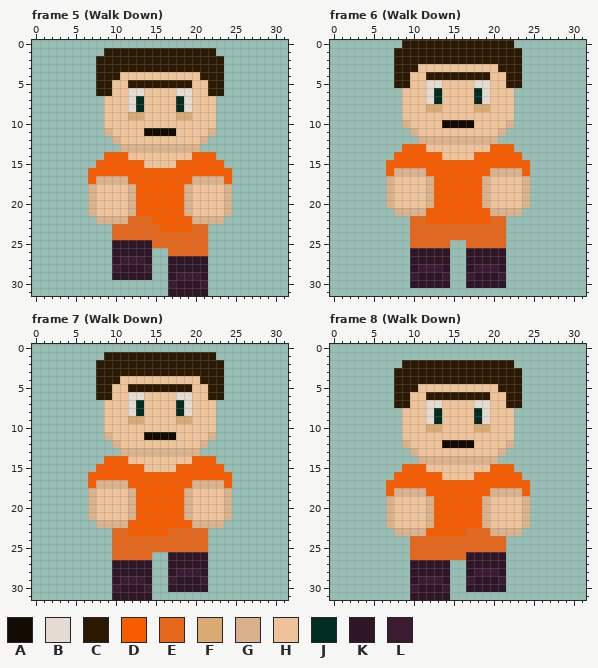
Pixel-art file -- Aseprite files/Criminal/Robin banks.aseprite. The picture above is the old version.
32x32 pixels, 28 frames. Shown: frame 5 (Walk Down), frame 6 (Walk Down), frame 7 (Walk Down), frame 8 (Walk Down). The commit also changed other frames, which this record leaves out.
Palette (. is transparent): A #130b01  B #e6dbd1  C #2c1903  D #f75d00  E #e5671b  F #daaa73  G #d9b28d  H #eec39a  J #002c22  K #2e1527  L #3b1b32
After:
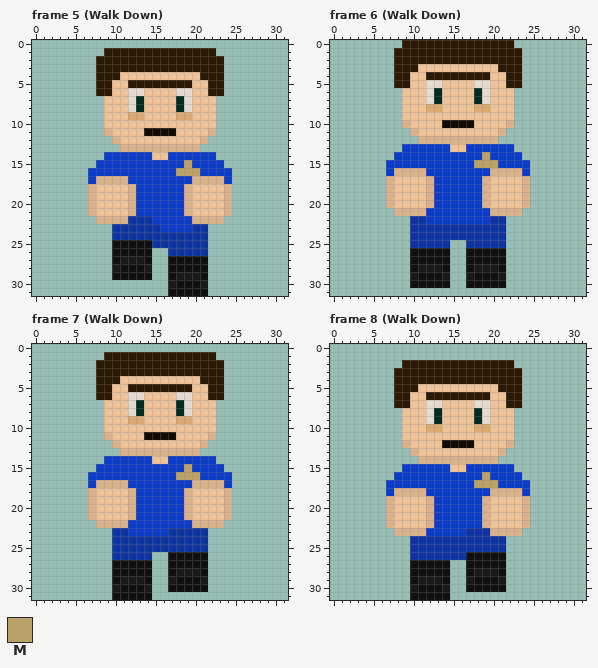
Colours new in this view: M #b9a167
Edits made:
{"change": "layer \"Police Outfit\" added"}
{"colour":"D","old":"#f75d00","new":"#0c3cc6"}
{"colour":"E","old":"#e5671b","new":"#0f34a0"}
{"colour":"K","old":"#2e1527","new":"#101010"}
{"colour":"L","old":"#3b1b32","new":"#191919"}
{"where": "frame 5 (Walk Down), layer \"Police Outfit\""}
{"frame":5,"y":14,"x":12,"old":"HHH","new":"DDD"}
{"frame":5,"y":14,"x":17,"old":"HHH","new":"DDD"}
{"frame":5,"y":15,"x":14,"old":"HHHH","new":"DDDD"}
{"frame":5,"y":15,"x":19,"old":"D","new":"M"}
{"frame":5,"y":16,"x":18,"old":"DDD","new":"MMM"}
{"where": "frame 6 (Walk Down), layer \"Police Outfit\""}
{"frame":6,"y":13,"x":12,"old":"HHH","new":"DDD"}
{"frame":6,"y":13,"x":17,"old":"HHH","new":"DDD"}
{"frame":6,"y":14,"x":14,"old":"HHHH","new":"DDDD"}
{"frame":6,"y":14,"x":19,"old":"D","new":"M"}
{"frame":6,"y":15,"x":18,"old":"DDD","new":"MMM"}
{"where": "frame 7 (Walk Down), layer \"Police Outfit\""}
{"frame":7,"y":14,"x":12,"old":"HHH","new":"DDD"}
{"frame":7,"y":14,"x":17,"old":"HHH","new":"DDD"}
{"frame":7,"y":15,"x":14,"old":"HHHH","new":"DDDD"}
{"frame":7,"y":15,"x":19,"old":"D","new":"M"}
{"frame":7,"y":16,"x":18,"old":"DDD","new":"MMM"}
{"where": "frame 8 (Walk Down), layer \"Police Outfit\""}
{"frame":8,"y":15,"x":12,"old":"HHH","new":"DDD"}
{"frame":8,"y":15,"x":17,"old":"HHH","new":"DDD"}
{"frame":8,"y":16,"x":14,"old":"HHHH","new":"DDDD"}
{"frame":8,"y":16,"x":19,"old":"D","new":"M"}
{"frame":8,"y":17,"x":18,"old":"DDD","new":"MMM"}
